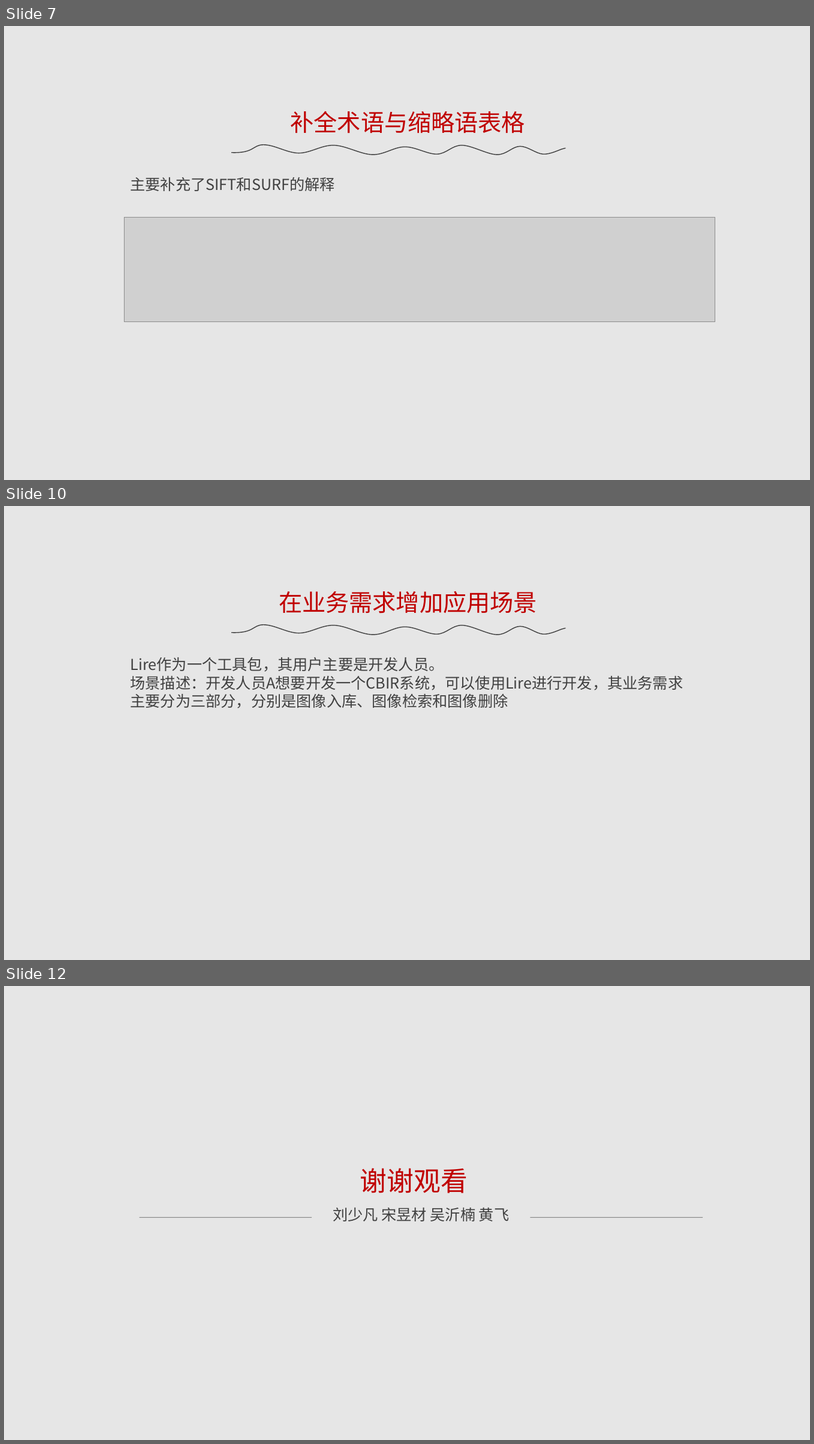
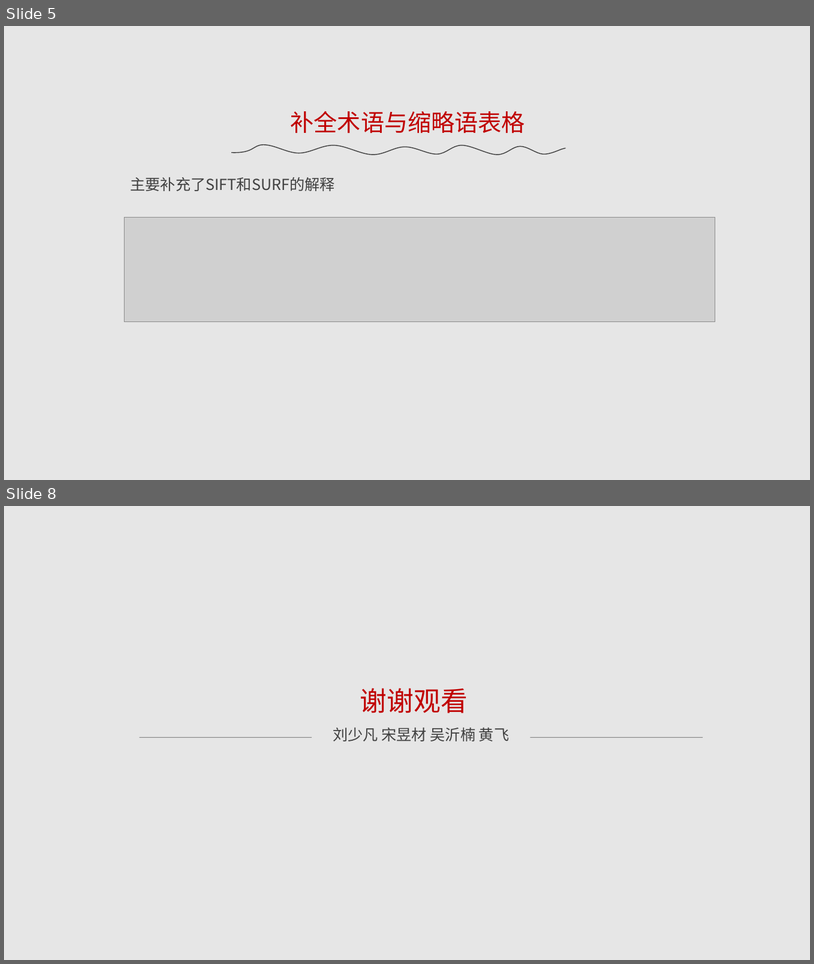
Before and after one commit to bhsei/17TeamE_Lire, a slide deck: 3.项目PPT/需求修改说明.ppt. Shown one above the other, each under a label of ours: slides 7, 10 and 12 before the commit, slides 5 and 8 after it; the slides between them are not shown. The pictures are 814x1444 and 814x964 pixels, drawn with LibreOffice and Linux fonts; fonts in the diff are those of the drawing; grey boxes stand for pictures. Boxes give left, top, right and bottom in pixels: in the first picture for what was removed or moved away, otherwise in the second. Text is boxed around its words. In the diff, an @@ line names an element or a change of style, - is before the commit and + after.

```diff
--- a/3.项目PPT/需求修改说明.ppt
+++ b/3.项目PPT/需求修改说明.ppt
@@ slide 10 removed at (4,506,810,960), background #E6E6E6 @@
@@ text removed at (279,591,537,613) @@
-在业务需求增加应用场景
@@ freeform shape removed at (231,624,566,634) @@
@@ text removed at (131,657,684,708) @@
-Lire作为一个工具包，其用户主要是开发人员。
-场景描述：开发人员A想要开发一个CBIR系统，可以使用Lire进行开发，其业务需求主要分为三部分，分别是图像入库、图像检索和图像删除
@@ what was slide 7 is now slide 5 @@
@@ what was slide 12 is now slide 8 @@
```
Also in this commit, not shown: 5 slides changed, 3 other slides removed, 8 other files.
